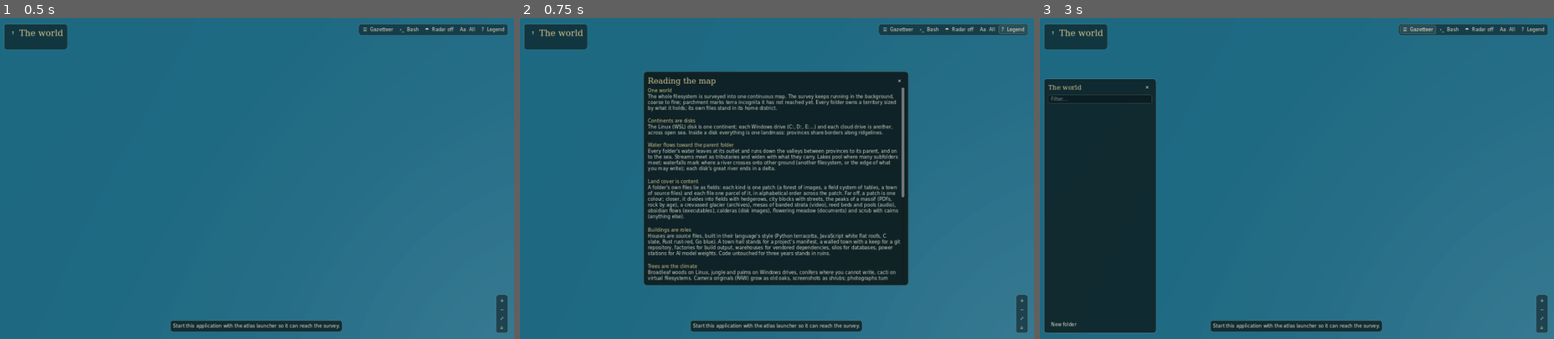
Above: before the commit, frames 1-3 (left to right).
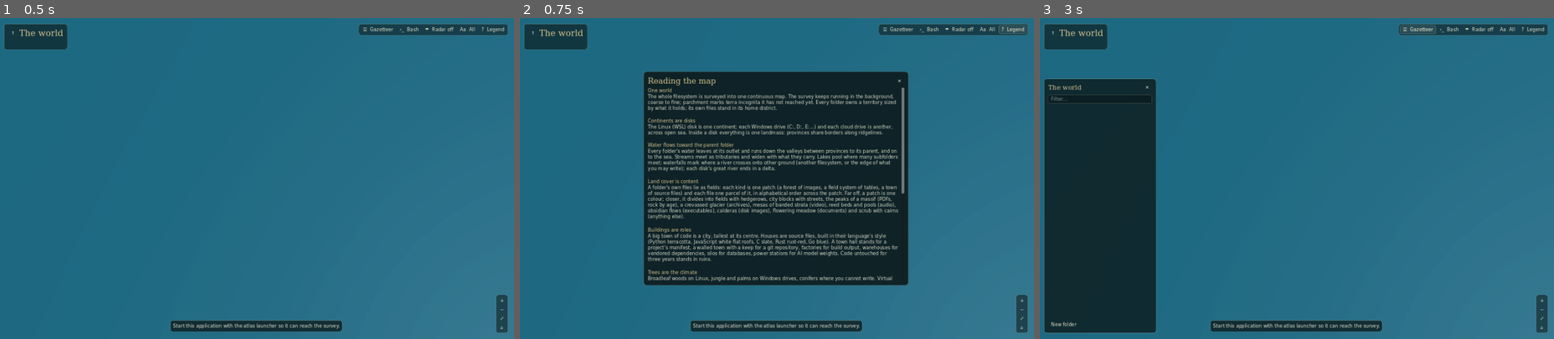
Above: after the commit, the same moments.

Repository: 3-mmc/cartografiler
Game: Godot game, scene res://main.tscn
Same seed, same stepped clock (60 frames per second), same inputs: the game is played once before the commit and once after it.
Inputs:
- Up to frame 1 (0.5 s): no input
- Up to frame 2 (0.75 s): click "? Legend" at 0.5 s
- Up to frame 3 (3 s): click "✕" at 1.25 s; click "↑" at 2 s; click "☰ Gazetteer" at 2.75 s

Frame 1 is identical in both runs. In frame 2, 2.4% of the frame differs, in the area x 24-75%, y 54-83%; in frame 3, nothing differs.

Commit message:
Ranges instead of bumps, Civ-style cities, walled towns, gorges, and no sea walls
- PDF and film libraries rise as one massif scaled with the library (a range with a summit
  per member, a tableland cut into mesas); within a folder, PDF and video patches are one
  range or tableland too.
- Cities: a town of 25+ code files (or, from afar, any folder mostly of code) is a Civ-like
  cluster, low houses at the edge, blocks and towers at the centre; vendored dependencies
  a low warehouse district. Villages cluster instead of blanketing town ground.
- Walled towns: pale rampart with round towers and a larger keep. Slot canyons are real
  gorges from the outlet into the single subfolder.
- Arches: a massive red-sandstone arch on a slickrock fin, sized with its parcel. Monuments
  scale with their disk. Virtual filesystems are a deliberate volcanic wasteland.
- Fixes: the fractal detail term stood as a wall along every coast (now faded by coast
  distance; test added); a reused variable broke tiles over big towns (test added); the
  smoke test waits for steady, complete terrain before capturing.

Co-Authored-By: Claude Opus 5.5 <noreply@anthropic.com>
Claude-Session: https://claude.ai/code/session_01Vn4u4kuLdjw2kDXGTs4uEB

Diff:
--- a/native/main.gd
+++ b/native/main.gd
@@ -9,9 +9,10 @@
 const MODELS = preload("res://models.gd")
 # Fixed (untinted) colour per model (MODEL_NAMES in branchfm/tiles.py): trunks, walls, stone.
 const MODEL_FIXED = [Color(0.30, 0.24, 0.18), Color(0.28, 0.22, 0.16), Color(0.80, 0.76, 0.68), Color(0.5, 0.48, 0.45),
-	Color(0.45, 0.36, 0.26), Color(0.36, 0.5, 0.3), Color(0.3, 0.26, 0.2), Color(0.28, 0.22, 0.16), Color(0.86, 0.82, 0.74),
+	Color(0.45, 0.36, 0.26), Color(0.36, 0.5, 0.3), Color(0.3, 0.26, 0.2), Color(0.28, 0.22, 0.16), Color(0.78, 0.66, 0.5),
 	Color(0.55, 0.5, 0.46), Color(0.62, 0.62, 0.6), Color(0.8, 0.79, 0.76), Color(0.6, 0.58, 0.56), Color(0.62, 0.58, 0.52),
-	Color(0.84, 0.78, 0.66), Color(0.6, 0.57, 0.52), Color(0.95, 0.96, 0.96), Color(0.7, 0.66, 0.58), Color(0.7, 0.46, 0.3)]
+	Color(0.84, 0.78, 0.66), Color(0.86, 0.8, 0.66), Color(0.95, 0.96, 0.96), Color(0.7, 0.66, 0.58), Color(0.78, 0.66, 0.52),
+	Color(0.84, 0.82, 0.78), Color(0.7, 0.72, 0.74), Color(0.86, 0.8, 0.66)]
 const STEAM_MODEL = 16
 const FOV = 38.0                # horizontal field of view in perspective
 const SERIF = preload("res://fonts/Cartography.ttf")
@@ -697,7 +698,8 @@
 			var o = rows[i]
 			var s = body.decode_float(o+12)
 			var yaw = body[o+17]/256.0*TAU
-			var basis = Basis(Vector3.UP, yaw).scaled(Vector3(s, s, s))
+			var tall = maxf(1.0, body[o+21]/32.0)   # building height factor (city centres)
+			var basis = Basis(Vector3.UP, yaw).scaled(Vector3(s, s*tall, s))
 			mm.set_instance_transform(i, Transform3D(basis, Vector3(body.decode_float(o), body.decode_float(o+8), body.decode_float(o+4))))
 			mm.set_instance_color(i, Color8(body[o+18], body[o+19], body[o+20]))
 		var mmi = MultiMeshInstance3D.new()
@@ -1377,13 +1379,13 @@
 A folder's own files lie as fields: each kind is one patch (a forest of images, a field system of tables, a town of sou …(445 unchanged characters)…
 
 [color=#d9c68f][b]Buildings are roles[/b][/color]
-Houses are source files, built in their  …(364 unchanged characters)…
+A big town of code is a city, tallest at its centre. Houses are source files, built in their  …(364 unchanged characters)…
 
 [color=#d9c68f][b]Trees are the climate[/b][/color]
-Broadleaf woods on Linux, jungle and palms on Windows drives, conifers where you cannot write, cacti on virtual filesystems. Camera originals (RAW) grow as old oak …(65 unchanged characters)…
+Broadleaf woods on Linux, jungle and palms on Windows drives, conifers where you cannot write. Virtual filesystems (/proc, /sys) are a volcanic wasteland: the kernel's live state, remade every moment. Camera originals (RAW) grow as old oak …(65 unchanged characters)…
 
 [color=#d9c68f][b]Landforms[/b][/color]
-Geysers: files changed in the last 15 minutes. Volcano: most …(83 unchanged characters)…  that could not be read. Slot canyon: a chain of folders each holding one folder. Natural arch: a link. Monument: the largest file on each disk.
+Geysers: files changed in the last 15 minutes. Volcano: most …(83 unchanged characters)…  that could not be read. Slot canyon: a folder holding only one folder. PDF and film libraries rise as one range or tableland, their members its summits and mesas. Natural arch: a link. Monument: the largest file on each disk.
 
 [color=#d9c68f][b]Rock is age, snow is dormancy[/b][/color]
 Ridgelines show the age of their region: dark basalt when changed recently, sandstone within three years, pale granite when old. Regions untouched for over two years are snowbound.
@@ -1575,13 +1577,17 @@
 # ---------------------------------------------------------------- smoke test
 
 func wait_for_terrain(limit_ms: int):
+	# Complete and settled: every wanted tile loaded for three checks in a row, with the camera
+	# still (the wanted set changes while a flight or the height reference is settling).
 	var started = Time.get_ticks_msec()
+	var steady = 0
 	while Time.get_ticks_msec()-started < limit_ms:
 		await get_tree().create_timer(0.5).timeout
 		var loaded = 0
 		for key in wanted:
 			if tiles.has(key) and not tiles[key].get("loading", false): loaded += 1
-		if loaded == wanted.size() and loaded > 0: return
+		steady = steady+1 if loaded == wanted.size() and loaded > 0 and not flying else 0
+		if steady >= 3: return
 
 func _smoke_test():
 	var args = OS.get_cmdline_user_args()
--- a/native/models.gd
+++ b/native/models.gd
@@ -6,7 +6,8 @@
 
 static func build() -> Array[ArrayMesh]:
 	return [broadleaf(), conifer(), house(), boulder(), palm(), cactus(), shrub(), oak(), flat_house(), factory(),
-		warehouse(), silo(), power_station(), ruin(), town_hall(), keep(), steam(), obelisk(), arch()]
+		warehouse(), silo(), power_station(), ruin(), town_hall(), keep(), steam(), obelisk(), arch(), block(), tower(),
+		wall_tower()]
 
 static func _tri(st: SurfaceTool, a: Vector3, b: Vector3, c: Vector3, part: float, centre: Vector3 = Vector3(INF, 0, 0)):
 	# Faces point away from the model's centre (or its axis), wound clockwise as seen from
@@ -329,26 +330,62 @@
 	return _finish(st)
 
 static func arch() -> ArrayMesh:
-	var st = _begin()
-	# A natural arch: two rock legs and a curved span.
-	var segs = 7
-	for i in segs:
-		var a0 = PI*i/segs
-		var a1 = PI*(i+1)/segs
-		var r_out = 0.5
-		var r_in = 0.34
-		var p0 = Vector3(-cos(a0)*r_out, sin(a0)*r_out*1.3, 0)
-		var p1 = Vector3(-cos(a1)*r_out, sin(a1)*r_out*1.3, 0)
-		var q0 = Vector3(-cos(a0)*r_in, sin(a0)*r_in*1.3, 0)
-		var q1 = Vector3(-cos(a1)*r_in, sin(a1)*r_in*1.3, 0)
-		var dz = Vector3(0, 0, 0.12)
-		var c = (p0+p1+q0+q1)*0.25
-		_tri(st, p0-dz, p1-dz, q1-dz, 1.0, c)
-		_tri(st, p0-dz, q1-dz, q0-dz, 1.0, c)
-		_tri(st, p0+dz, q1+dz, p1+dz, 1.0, c)
-		_tri(st, p0+dz, q0+dz, q1+dz, 1.0, c)
-		_tri(st, p0-dz, p0+dz, p1+dz, 1.0, c)
-		_tri(st, p0-dz, p1+dz, p1-dz, 1.0, c)
-		_tri(st, q0-dz, q1+dz, q0+dz, 1.0, c)
-		_tri(st, q0-dz, q1-dz, q1+dz, 1.0, c)
-	return _finish(st)
+	# A sandstone arch in the manner of Delicate Arch: a slickrock fin at the base, two massive
+	# buttressed legs, and a thick span thinning to a waist at the top, all banded red rock.
+	var st = _begin()
+	_blob(st, Vector3(0, 0.05, 0), Vector3(0.75, 0.14, 0.42), 0.0, 61)
+	_blob(st, Vector3(-0.5, 0.2, 0.02), Vector3(0.22, 0.3, 0.24), 1.0, 62)
+	_blob(st, Vector3(0.52, 0.18, -0.02), Vector3(0.24, 0.26, 0.22), 1.0, 63)
+	var segs = 14
+	var ring = 7
+	var prev = []
+	for i in segs+1:
+		var t = float(i)/segs
+		var a = PI*t
+		var cx = -cos(a)*0.5
+		var cy = sin(a)*1.0+0.12
+		var tangent = Vector3(sin(a)*0.5, cos(a)*1.0, 0).normalized()
+		var waist = sin(a)
+		var thick = lerpf(0.2, 0.1, waist)*(1.0+0.15*sin(t*19.0+1.3))
+		var depth = lerpf(0.2, 0.12, waist)
+		var normal = Vector3(-tangent.y, tangent.x, 0)
+		var pts = []
+		for k in ring:
+			var th = TAU*k/ring
+			pts.append(Vector3(cx, cy, 0)+normal*cos(th)*thick+Vector3(0, 0, sin(th)*depth))
+		if i > 0:
+			var c = Vector3(cx, cy, 0)
+			for k in ring:
+				var k1 = (k+1) % ring
+				_tri(st, prev[k], pts[k1], prev[k1], 1.0, c)
+				_tri(st, prev[k], pts[k], pts[k1], 1.0, c)
+		prev = pts
+	return _finish(st)
+
+static func block() -> ArrayMesh:
+	# A mid-rise city block: a flat-roofed slab with a parapet and a roof-top box.
+	var st = _begin()
+	_box(st, Vector3(-0.42, 0, -0.36), Vector3(0.42, 0.62, 0.36), 1.0, false)
+	_box(st, Vector3(-0.44, 0.62, -0.38), Vector3(0.44, 0.67, 0.38), 0.0)
+	_box(st, Vector3(-0.12, 0.67, -0.1), Vector3(0.14, 0.76, 0.12), 0.0)
+	return _finish(st)
+
+static func tower() -> ArrayMesh:
+	# A tower: a tall shaft on a podium, with a setback and a crown.
+	var st = _begin()
+	_box(st, Vector3(-0.45, 0, -0.4), Vector3(0.45, 0.22, 0.4), 0.0, false)
+	_box(st, Vector3(-0.3, 0.22, -0.28), Vector3(0.3, 1.2, 0.28), 1.0, false)
+	_box(st, Vector3(-0.22, 1.2, -0.2), Vector3(0.22, 1.45, 0.2), 1.0, false)
+	_box(st, Vector3(-0.24, 1.45, -0.22), Vector3(0.24, 1.5, 0.22), 0.0)
+	return _finish(st)
+
+static func wall_tower() -> ArrayMesh:
+	# A round wall tower with a crenellated top: strung along a repository's rampart.
+	var st = _begin()
+	_prism(st, 0.3, 0.0, 0.7, 8, 1.0)
+	for k in 8:
+		if k % 2 == 1: continue
+		var a = TAU*k/8
+		var c = Vector3(cos(a)*0.26, 0.7, sin(a)*0.26)
+		_box(st, c-Vector3(0.07, 0, 0.07), c+Vector3(0.07, 0.12, 0.07), 1.0)
+	return _finish(st)
Not shown, changed: AGENTS.md
Not shown, changed: branchfm/atlas_api.py
Not shown, changed: branchfm/tiles.py
Not shown, changed: branchfm/world.py
Not shown, changed: docs/cartography.md
Not shown, changed: tests/test_world.py
